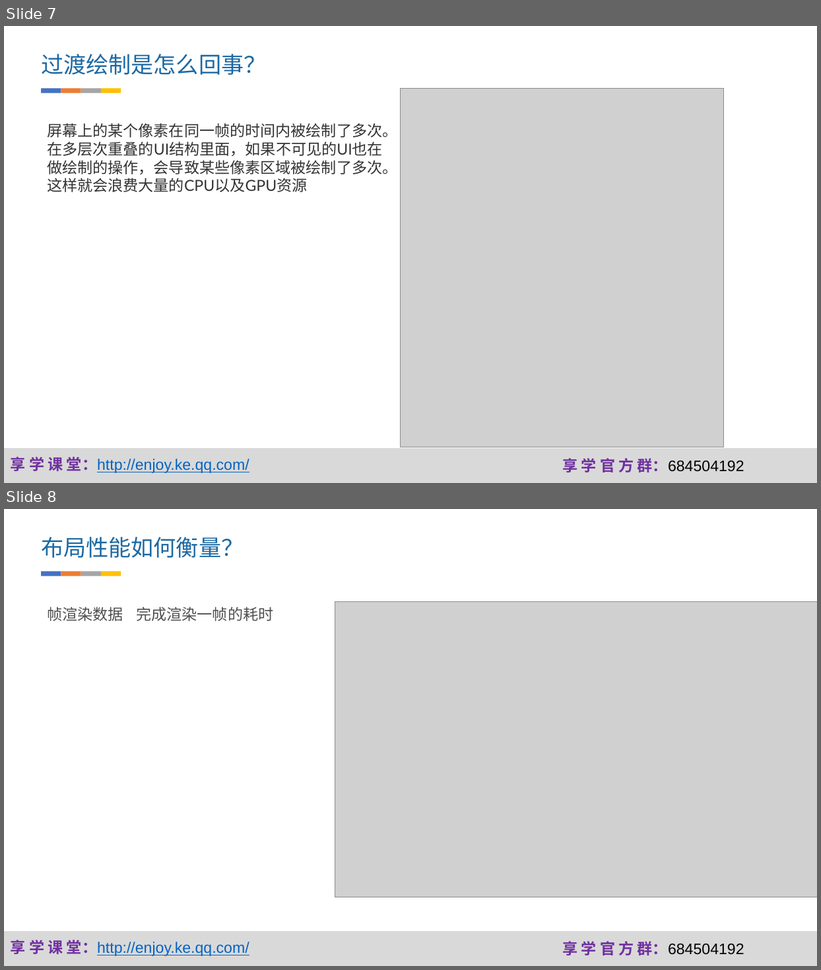
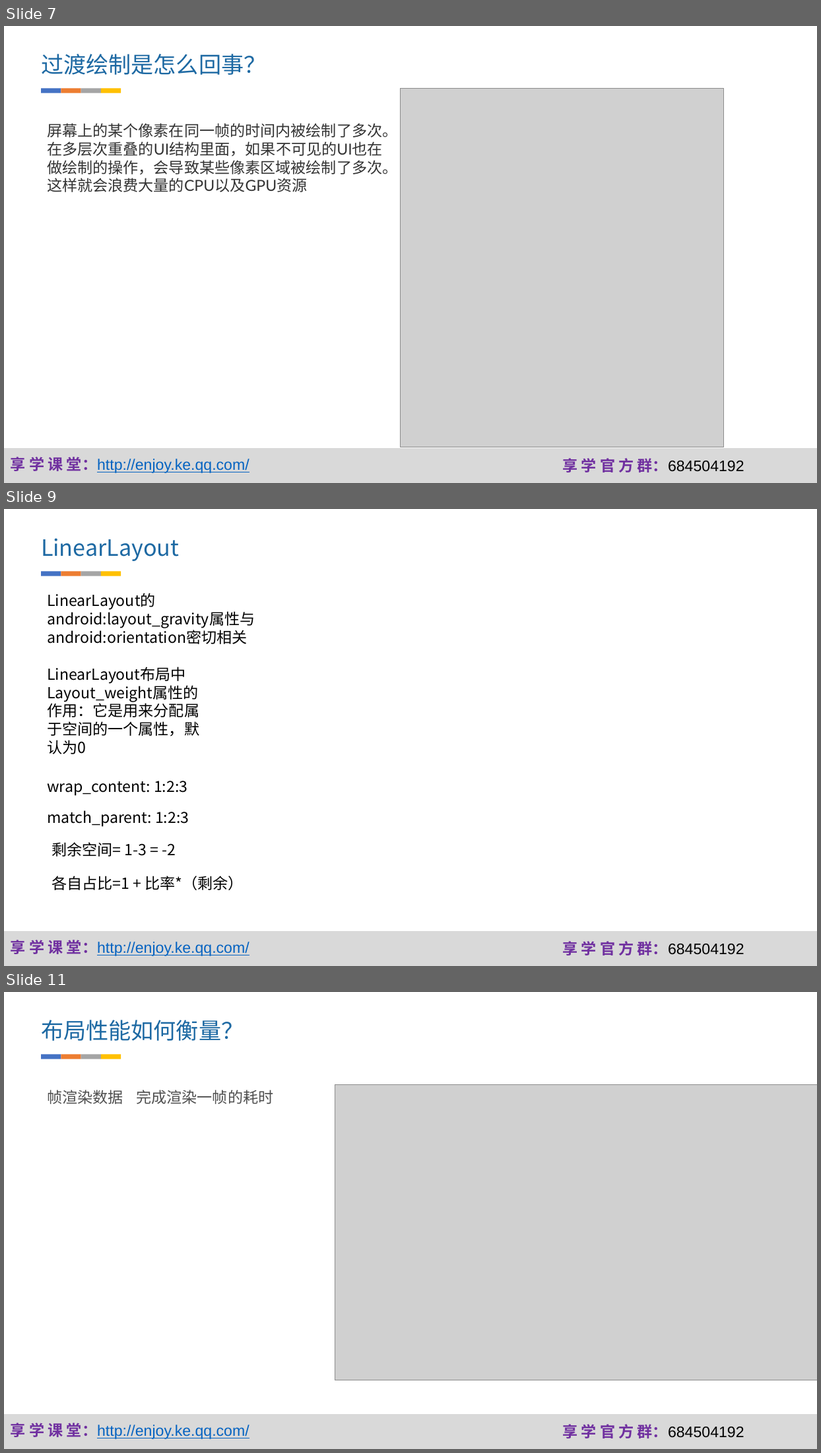
Before and after one commit to fanzhangvip/xiangxue, a slide deck: pre/约束布局.pptx. Shown one above the other, each under a label of ours: slides 7 and 8 before the commit, slides 7, 9 and 11 after it; the slides between them are not shown. The pictures are 821x970 and 821x1453 pixels, drawn with LibreOffice and Linux fonts; fonts in the diff are those of the drawing; grey boxes stand for pictures; background and template pictures are left out. Boxes give left, top, right and bottom in pixels: in the first picture for what was removed or moved away, otherwise in the second. Text is boxed around its words. In the diff, an @@ line names an element or a change of style, - is before the commit and + after.

Commit message:
约束布局课程备课

```diff
--- a/pre/约束布局.pptx
+++ b/pre/约束布局.pptx
@@ slide 9 added at [4, 509, 817, 966], background #FFFFFF; not listed: 3 template elements that a slide beside it also shows @@
@@ text added at [41, 538, 179, 561], 26.6 pt, text #1D69A3 @@
+LinearLayout
@@ group added at [41, 571, 121, 576]: 4 rectangles @@
@@ text added at [47, 609, 255, 644], 18 pt, text #000000 @@
+LinearLayout的android:layout_gravity属性与android:orientation密切相关
@@ text added at [47, 701, 199, 755], 18 pt, text #000000 @@
+LinearLayout布局中Layout_weight属性的作用：它是用来分配属于空间的一个属性，默认为0
@@ text added at [47, 781, 187, 796], 18 pt, text #000000 @@
+wrap_content: 1:2:3
@@ text added at [47, 811, 189, 827], 18 pt, text #000000 @@
+match_parent: 1:2:3
@@ text added at [52, 842, 176, 857], 18 pt, text #000000 @@
+剩余空间= 1-3 = -2
@@ text added at [52, 876, 244, 890], 18 pt, text #000000 @@
+各自占比=1 + 比率*（剩余）
@@ what was slide 8 is now slide 11 @@
```
Also in this commit, not shown: 1 slide changed, 3 other slides added, 1 slide removed, 34 other files.
